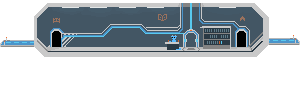
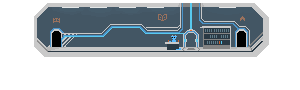
Layered file, before and after one edit (300x90). Changes by layer:
removed layer "Layer 4" over bbox(269, 35, 300, 45)
painted on "Layer 3" over bbox(0, 37, 34, 47)
